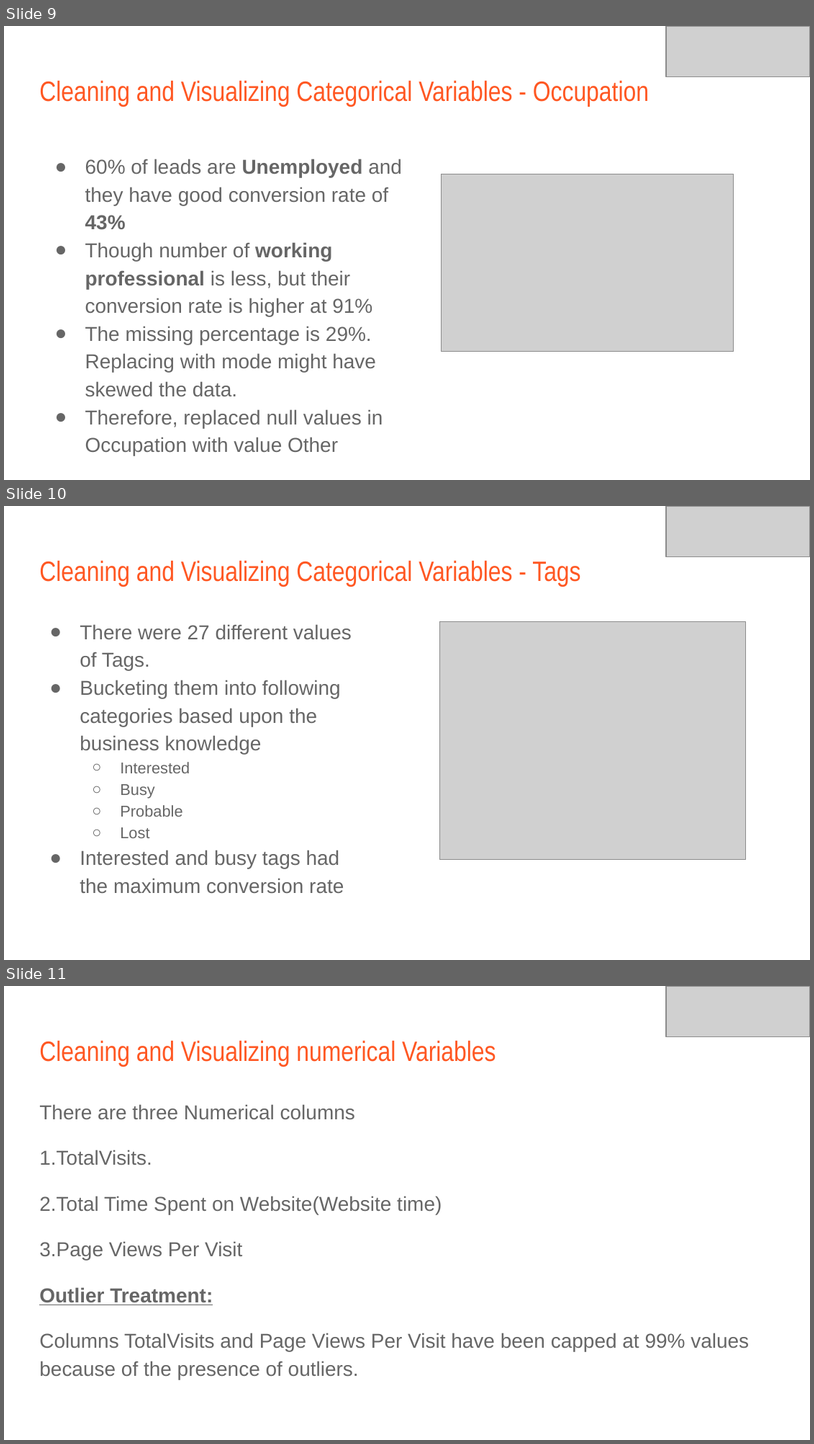
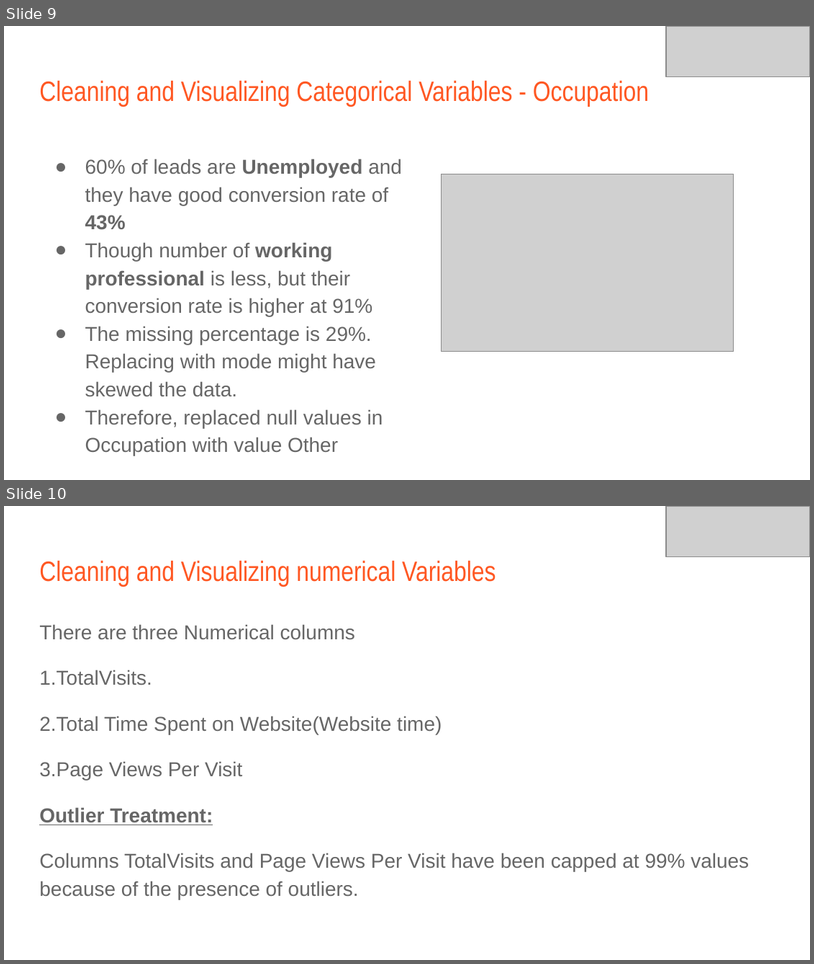
Before and after one commit to kanika1101/Logistic_Regression, a slide deck: Logistic_Lead_Scoring_Case_Study/Lead Scoring Case Study.pptx. Shown one above the other, each under a label of ours: slides 9, 10 and 11 before the commit, slides 9 and 10 after it. The pictures are 814x1444 and 814x964 pixels, drawn with LibreOffice and Linux fonts; fonts in the diff are those of the drawing; grey boxes stand for pictures. Boxes give left, top, right and bottom in pixels: in the first picture for what was removed or moved away, otherwise in the second. Text is boxed around its words. In the diff, an @@ line names an element or a change of style, - is before the commit and + after.

```diff
--- a/Logistic_Lead_Scoring_Case_Study/Lead Scoring Case Study.pptx
+++ b/Logistic_Lead_Scoring_Case_Study/Lead Scoring Case Study.pptx
@@ slide 10 removed at <box>4,506,810,960</box>, background #FFFFFF @@
@@ picture removed at <box>667,506,810,557</box> @@
@@ title removed at <box>39,560,581,587</box> @@
-Cleaning and Visualizing Categorical Variables - Tags
@@ text removed at <box>80,624,352,893</box> @@
-● There were 27 different values of Tags.
-● Bucketing them into following categories based upon the business knowledge
-  ○ Interested
-  ○ Busy
-  ○ Probable
-  ○ Lost
-● Interested and busy tags had the maximum conversion rate
@@ picture removed at <box>440,622,746,860</box> @@
@@ what was slide 11 is now slide 10 @@
```
Also in this commit, not shown: 3 slides changed, 2 other files.
